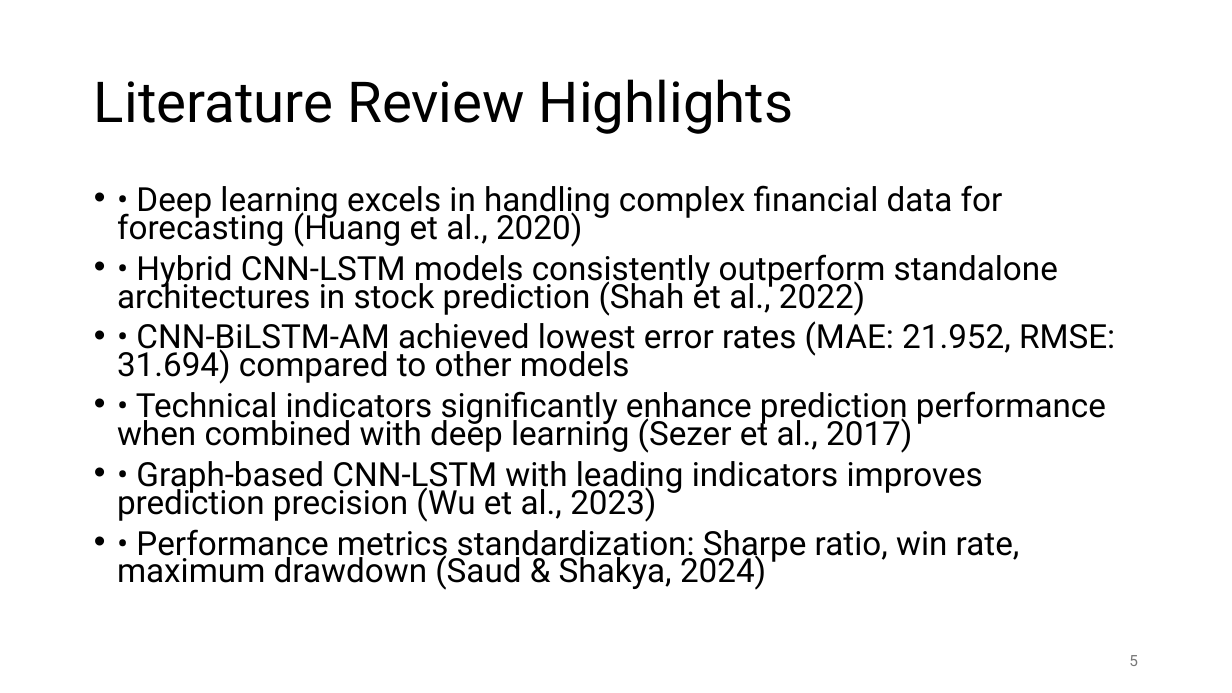
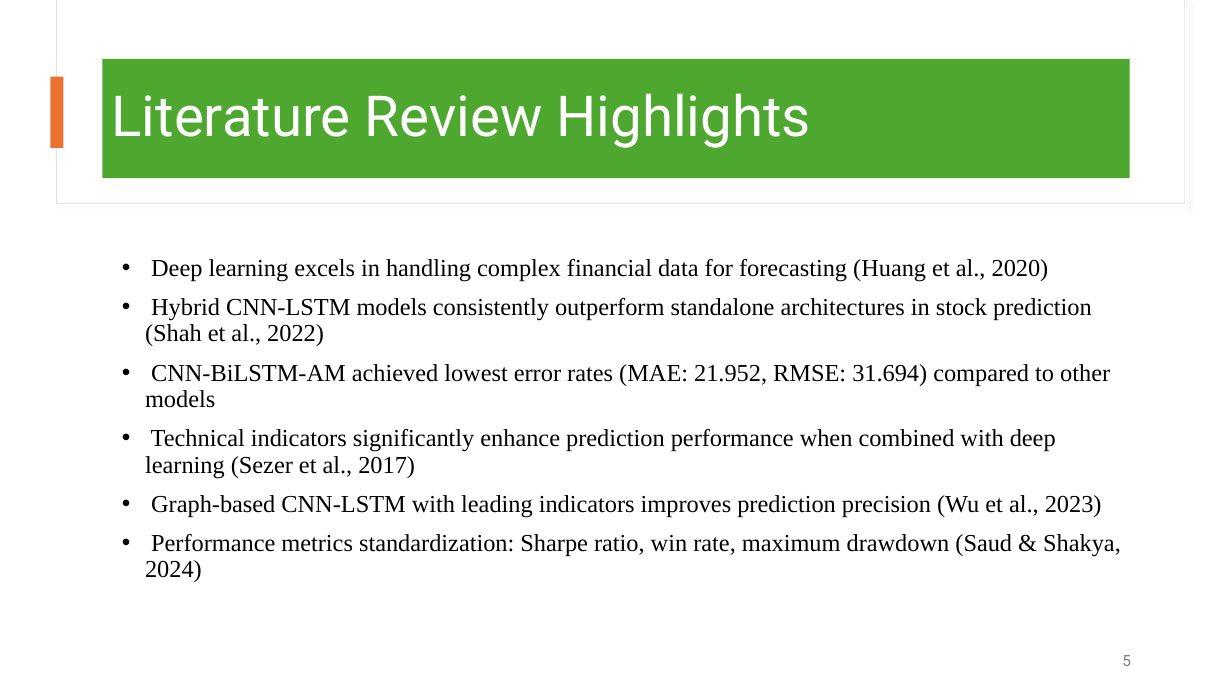
Before and after one commit to BiniamD/Class, a slide deck: slide 5 of SPRING -2025/ADTA 5900 - Advanced Data Analytics Capstone/Deep_Learning_Trading_Signal_Generation.pptx. Drawn at 1232x693 pixels with LibreOffice and Linux fonts; fonts in the diff are those of the drawing. Boxes give left, top, right and bottom in pixels: in the first picture for what was removed or moved away, otherwise in the second. Text is boxed around its words. In the diff, an @@ line names an element or a change of style, - is before the commit and + after.

```diff
--- a/SPRING -2025/ADTA 5900 - Advanced Data Analytics Capstone/Deep_Learning_Trading_Signal_Generation.pptx
+++ b/SPRING -2025/ADTA 5900 - Advanced Data Analytics Capstone/Deep_Learning_Trading_Signal_Generation.pptx
@@ rectangle added at <box>56,0,1185,204</box>, fill #FFFFFF, outline #E1E1E1 0.75 pt @@
@@ rectangle added at <box>57,0,1185,203</box>, fill #FFFFFF @@
@@ title "Literature Review Highlights": place and size @@
-title "Literature Review Highlights" at <box>94,79,793,134</box>
+title "Literature Review Highlights" at <box>103,59,1130,178</box>
@@ title "Literature Review Highlights" at <box>103,59,1130,178</box>: text colour #000000 to #FFFFFF; fill none to #4EA72E @@
@@ rectangle added at <box>51,77,64,148</box>, fill #E97132 @@
@@ text at <box>145,259,1121,582</box>: text changed; size 25.9 to 19 pt; font Roboto to Times New Roman @@
-• • Deep learning excels in handling complex financial data for forecasting (Huang et al., 2020)
-• • Hybrid CNN-LSTM models consistently outperform standalone architectures in stock prediction (Shah et al., 2022)
-• • CNN-BiLSTM-AM achieved lowest error rates (MAE: 21.952, RMSE: 31.694) compared to other models
-• • Technical indicators significantly enhance prediction performance when combined with deep learning (Sezer et al., 2017)
-• • Graph-based CNN-LSTM with leading indicators improves prediction precision (Wu et al., 2023)
-• • Performance metrics standardization: Sharpe ratio, win rate, maximum drawdown (Saud & Shakya, 2024)
+• Deep learning excels in handling complex financial data for forecasting (Huang et al., 2020)
+• Hybrid CNN-LSTM models consistently outperform standalone architectures in stock prediction (Shah et al., 2022)
+• CNN-BiLSTM-AM achieved lowest error rates (MAE: 21.952, RMSE: 31.694) compared to other models
+• Technical indicators significantly enhance prediction performance when combined with deep learning (Sezer et al., 2017)
+• Graph-based CNN-LSTM with leading indicators improves prediction precision (Wu et al., 2023)
+• Performance metrics standardization: Sharpe ratio, win rate, maximum drawdown (Saud & Shakya, 2024)
@@ page number: place and size @@
-page number at <box>1129,655,1138,666</box>
+page number at <box>1122,655,1131,666</box>
@@ page number at <box>1122,655,1131,666</box>: text colour #797979 to #808080; more space between paragraphs @@
```
Also in this commit, not shown: 16 other slides changed, 1 slide added, 1 other file.
